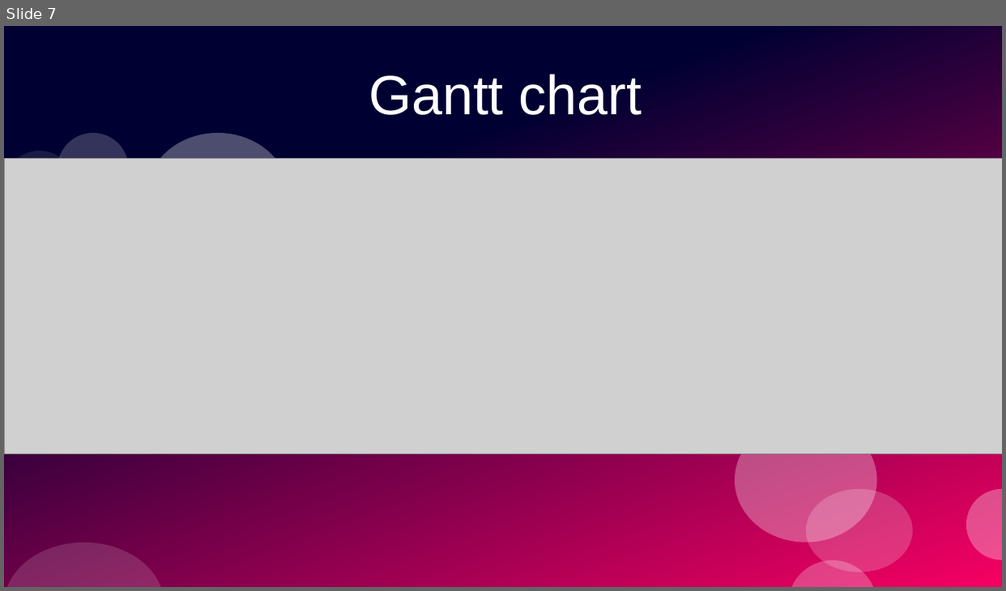
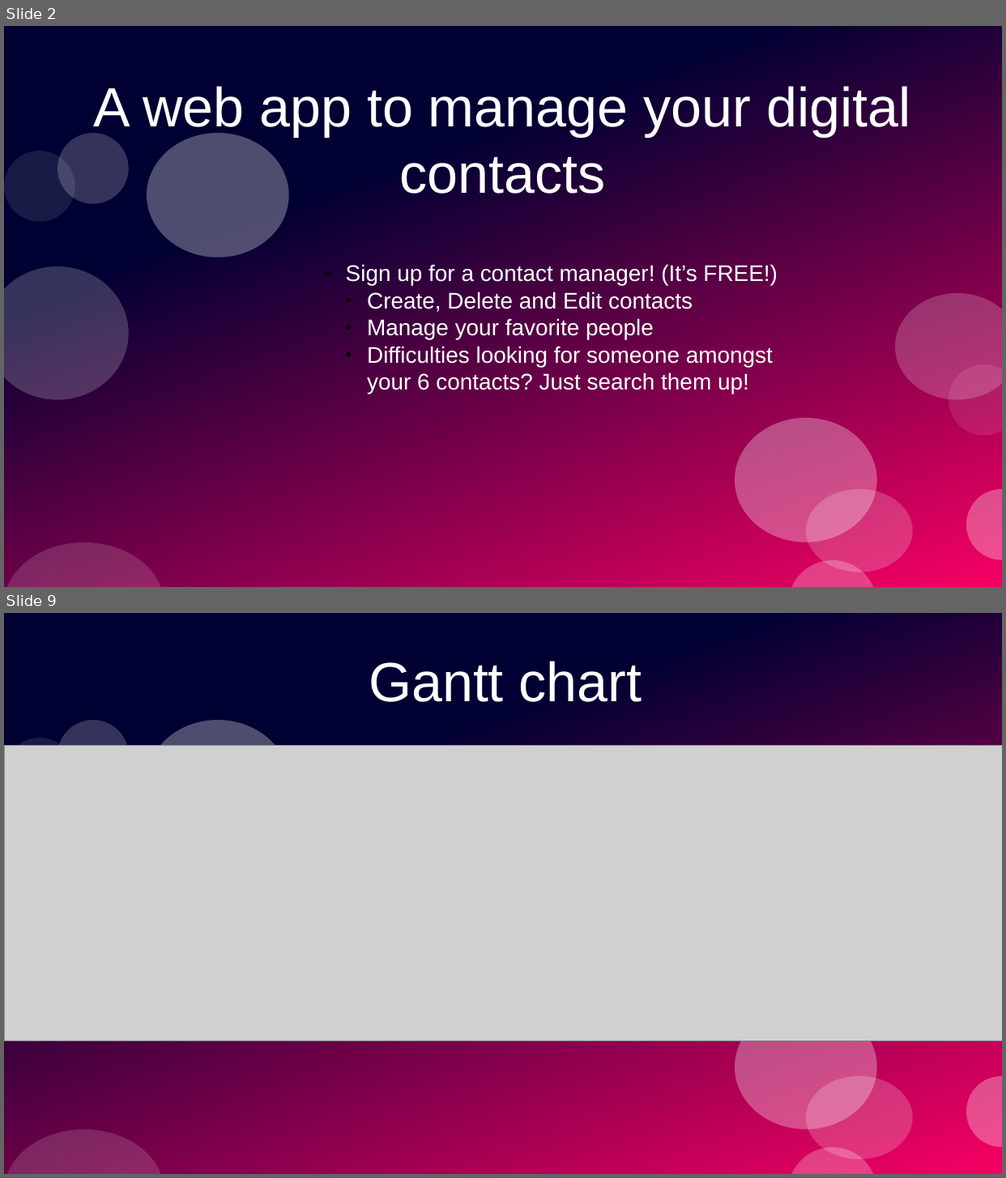
Before and after one commit to PrototypeProto/COP_4331_Small-Project, a slide deck: Pres.pptx. Shown one above the other, each under a label of ours: slide 7 before the commit, slides 2 and 9 after it; the slides between them are not shown. The pictures are 1006x591 and 1006x1178 pixels, drawn with LibreOffice and Linux fonts; fonts in the diff are those of the drawing; grey boxes stand for pictures. Boxes give left, top, right and bottom in pixels: in the first picture for what was removed or moved away, otherwise in the second. Text is boxed around its words. In the diff, an @@ line names an element or a change of style, - is before the commit and + after.

```diff
--- a/Pres.pptx
+++ b/Pres.pptx
@@ slide 2 added at bbox=[4, 26, 1002, 587], background #FFFFFF; not listed: 12 template elements that a slide beside it also shows @@
@@ title added at bbox=[93, 86, 910, 194], 44 pt, text #FFFFFF @@
+A web app to manage your digital contacts
@@ subtitle added at bbox=[346, 264, 777, 395], 18 pt, text #FFFFFF @@
+  ● Sign up for a contact manager! (It’s FREE!)
+    ● Create, Delete and Edit contacts
+    ● Manage your favorite people
+    ● Difficulties looking for someone amongst your 6 contacts? Just search them up!
@@ what was slide 7 is now slide 9 @@
```
Also in this commit, not shown: 7 slides changed, 5 other slides added, 4 slides removed.
